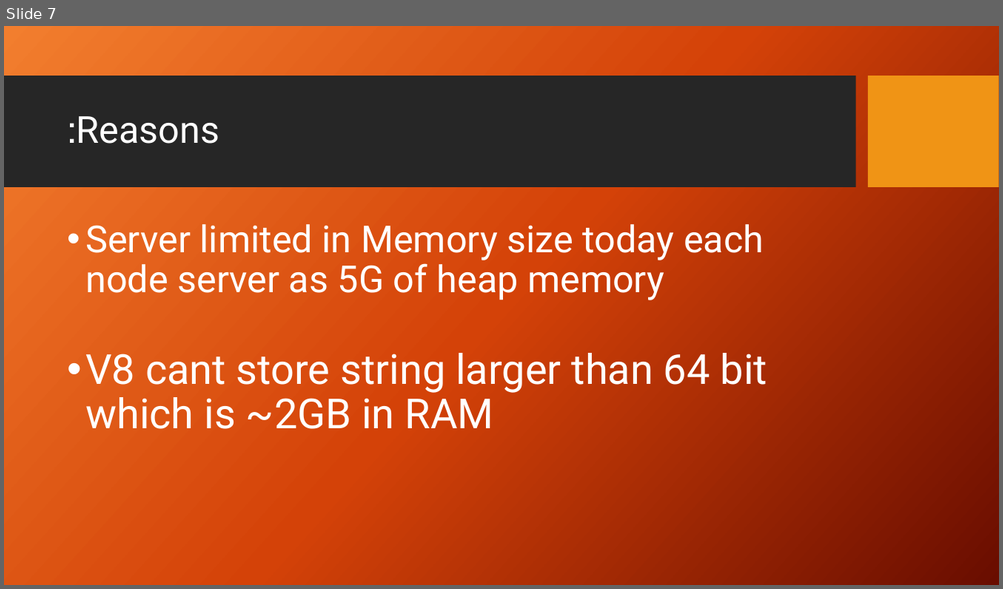
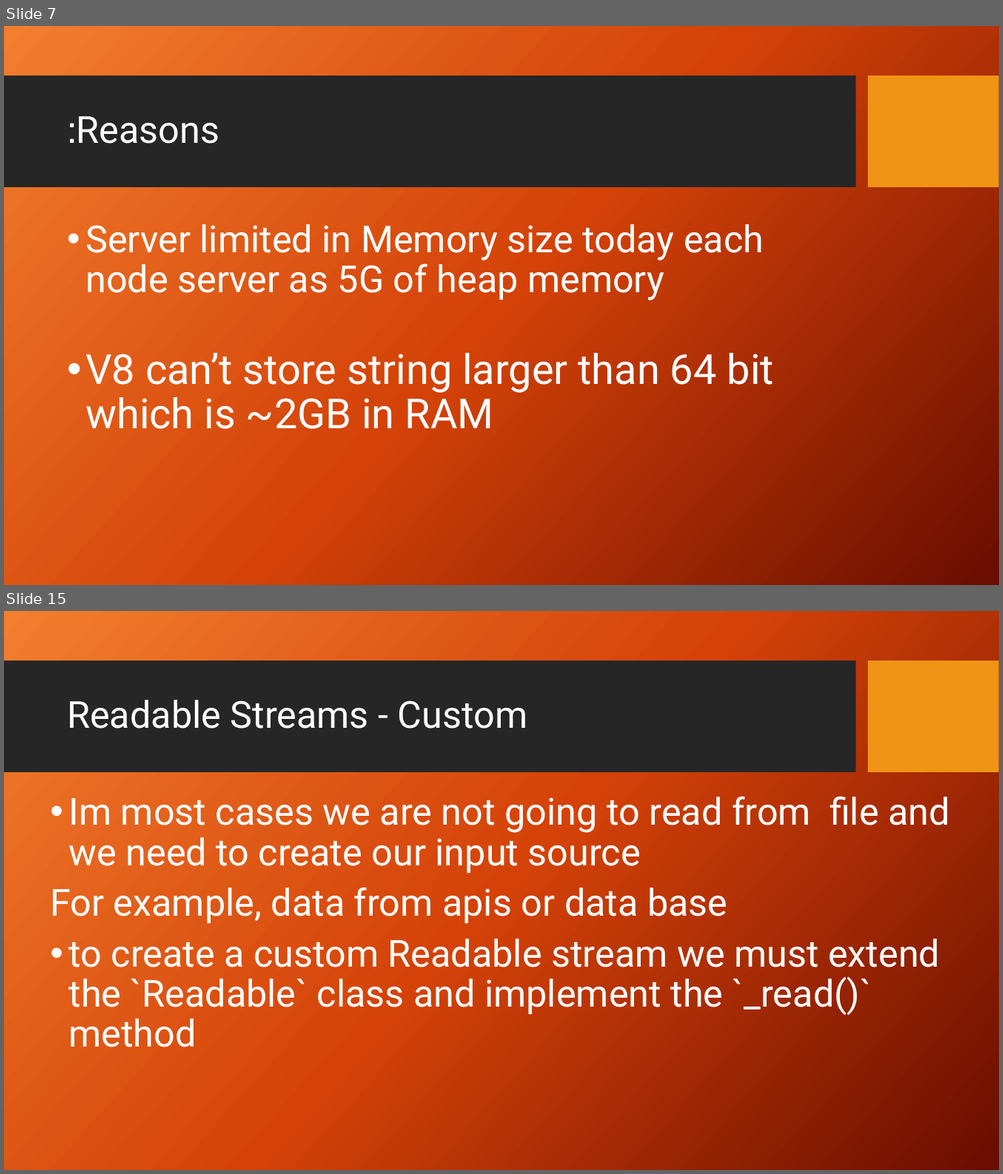
Before and after one commit to ntedgi/infra-meetings, a slide deck: Streams/Presentation.pptx. Shown one above the other, each under a label of ours: slide 7 before the commit, slides 7 and 15 after it; the slides between them are not shown. The pictures are 1003x589 and 1003x1174 pixels, drawn with LibreOffice and Linux fonts; fonts in the diff are those of the drawing; background and template pictures are left out. Boxes give left, top, right and bottom in pixels: in the first picture for what was removed or moved away, otherwise in the second. Text is boxed around its words. In the diff, an @@ line names an element or a change of style, - is before the commit and + after.

```diff
--- a/Streams/Presentation.pptx
+++ b/Streams/Presentation.pptx
@@ slide 15 added at (4,611,999,1170), background picture (left out); not listed: 2 template elements that a slide beside it also shows @@
@@ title added at (67,700,527,729), 36 pt, text #FFFFFF @@
+Readable Streams - Custom
@@ text added at (50,796,950,1048), 36 pt, text #FFFFFF @@
+• Im most cases we are not going to read from file and we need to create our input source
+For example, data from apis or data base
+• to create a custom Readable stream we must extend the `Readable` class and implement the `_read()` method
@@ slide 7 changed as well @@
@@ text at (85,353,774,429): text changed @@
-• V8 cant store string larger than 64 bit which is ~2GB in RAM
+• V8 can’t store string larger than 64 bit which is ~2GB in RAM
```
Also in this commit, not shown: 2 other slides changed, 14 other slides added, 3 slides removed, 37 other files.
